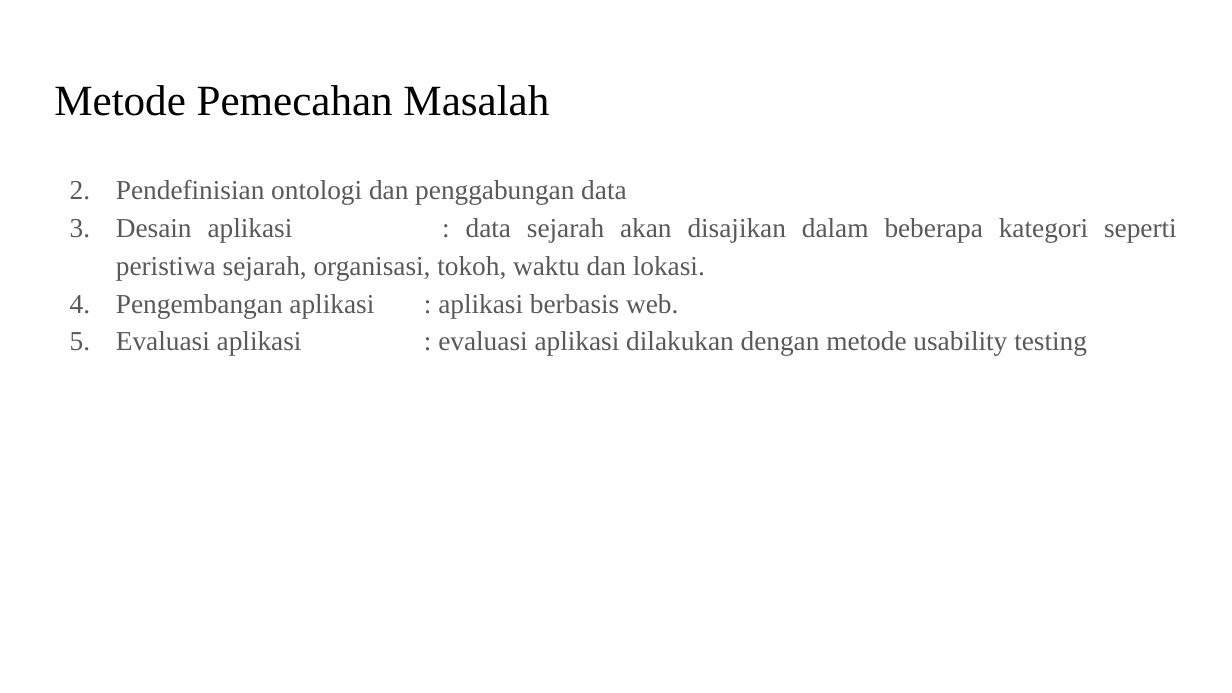
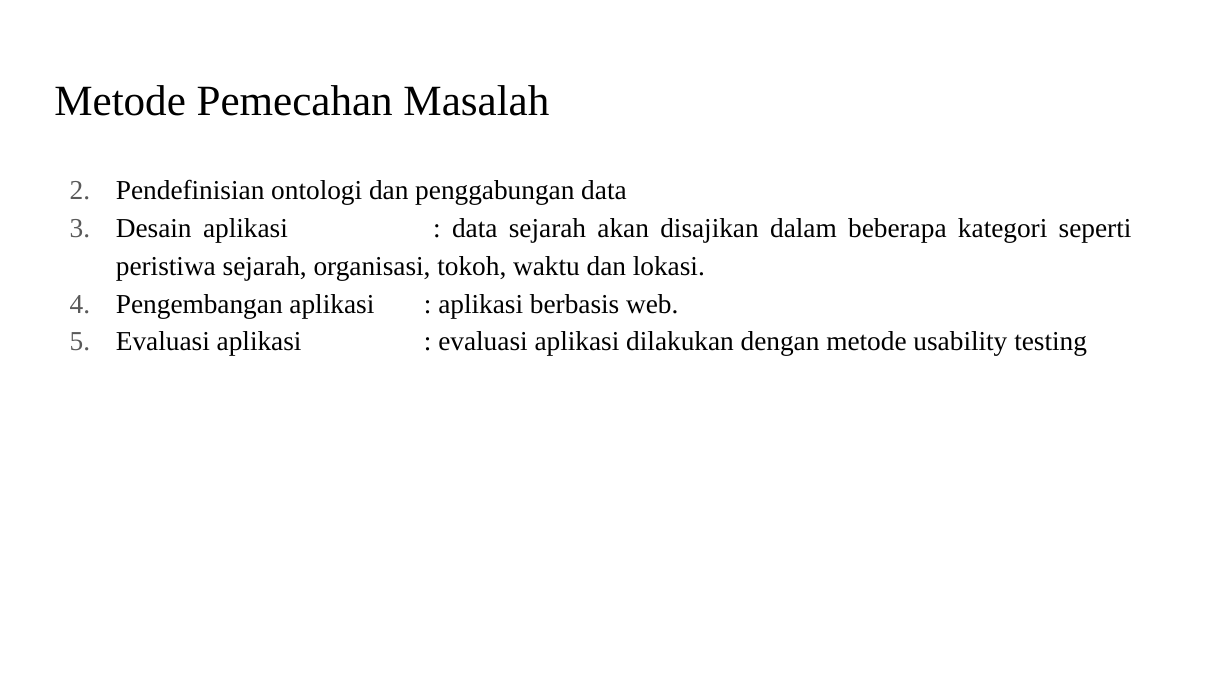
Before and after one commit to rcsenlia/Ontologi-Sejarah-Indonesia, a slide deck: slide 9 of RichieChristiansenSenlia/Draft Proposal - Richie Christiansen Senlia.pptx. Drawn at 1232x693 pixels with LibreOffice and Linux fonts; fonts in the diff are those of the drawing. Boxes give left, top, right and bottom in pixels: in the first picture for what was removed or moved away, otherwise in the second. Text is boxed around its words. In the diff, an @@ line names an element or a change of style, - is before the commit and + after.

```diff
--- a/RichieChristiansenSenlia/Draft Proposal - Richie Christiansen Senlia.pptx
+++ b/RichieChristiansenSenlia/Draft Proposal - Richie Christiansen Senlia.pptx
@@ text "Pendefinisian ontologi dan penggabungan data" at (116,179,1132,355): text colour #595959 to #000000 @@
```
Also in this commit, not shown: 7 other slides changed.
